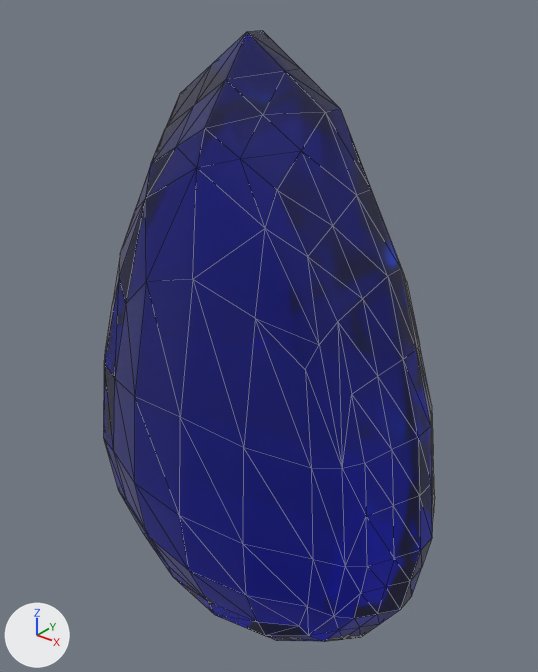
The glTF model src/assets/sapphire.glb: old version first, new version second.
One viewpoint serves both versions: a camera (50 mm lens) standing at (0.0965, -0.1165, 0.1073) and looking at (-0.0001, 0.0043, 0.0324). The lights are fixed; the arrows at lower left show +X, +Y and +Z. Mesh edges are drawn as thin lines. Vertices at the same position are counted once.
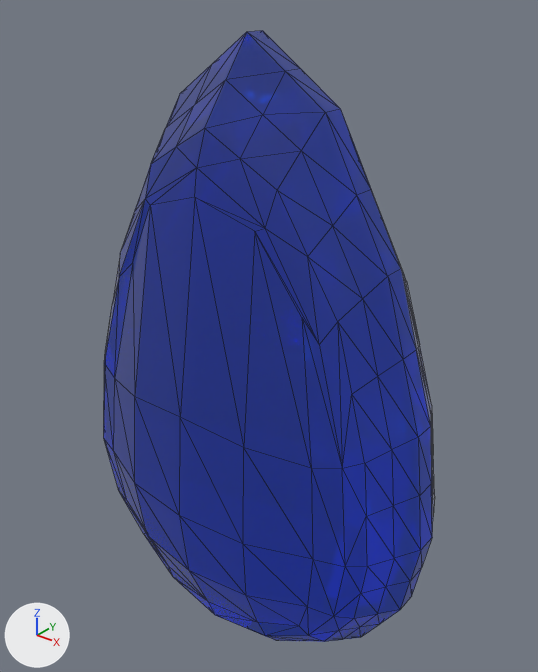
What differs and where, as boxes [x1, y1, x2, y2] in the pictures (538 x 672 px; the box of a moved part takes in the faces that stretch with it):
'Cube', surface changed, recoloured, reshaped: [104, 30, 434, 642] in both
part 1 of me_cube_002, moved or reshaped: [115, 168, 342, 469] in both

What changed in the scene script:
```text
Change mat_material_001:
    mat_material_001.transmission_weight: 0.95 -> 1.0
    add mat_material_001.emission_color = (0.00651, 0.0181, 0.05)  # dark blue #13253f
    add mat_material_001.emission_strength = 1.0
Change me_cube_002:
    where me_cube_002.from_pydata(...)  # 274 vertices, 544 faces; spans x -0.0459..0.0459, y -0.027..0.027, z -0.0471..0.0977
    used by ob_cube; location = (0.0, 0.0, 0.0)
    me_cube_002 part 1
    me_cube_002.vertices[1].co: (-0.025, -0.0161, 0.0407) -> (-0.023, -0.0148, 0.0505)  # pixel (125, 303) -> pixel (132, 262)
    me_cube_002.vertices[5].co: (0.025, -0.0161, 0.0407) -> (0.023, -0.0148, 0.0505)  # pixel (305, 369) -> pixel (301, 317)
    me_cube_002.vertices[29].co: (0.0148, -0.0185, 0.0492) -> (0.0136, -0.0169, 0.0656)  # pixel (255, 318) -> pixel (254, 231)
    me_cube_002.vertices[30].co: (0.0, -0.0196, 0.0537) -> (0.0, -0.018, 0.0697)  # pixel (192, 279) -> pixel (194, 197)
    me_cube_002.vertices[31].co: (-0.0148, -0.0185, 0.0492) -> (-0.0136, -0.0169, 0.0656)  # pixel (146, 281) -> pixel (150, 205)
```
